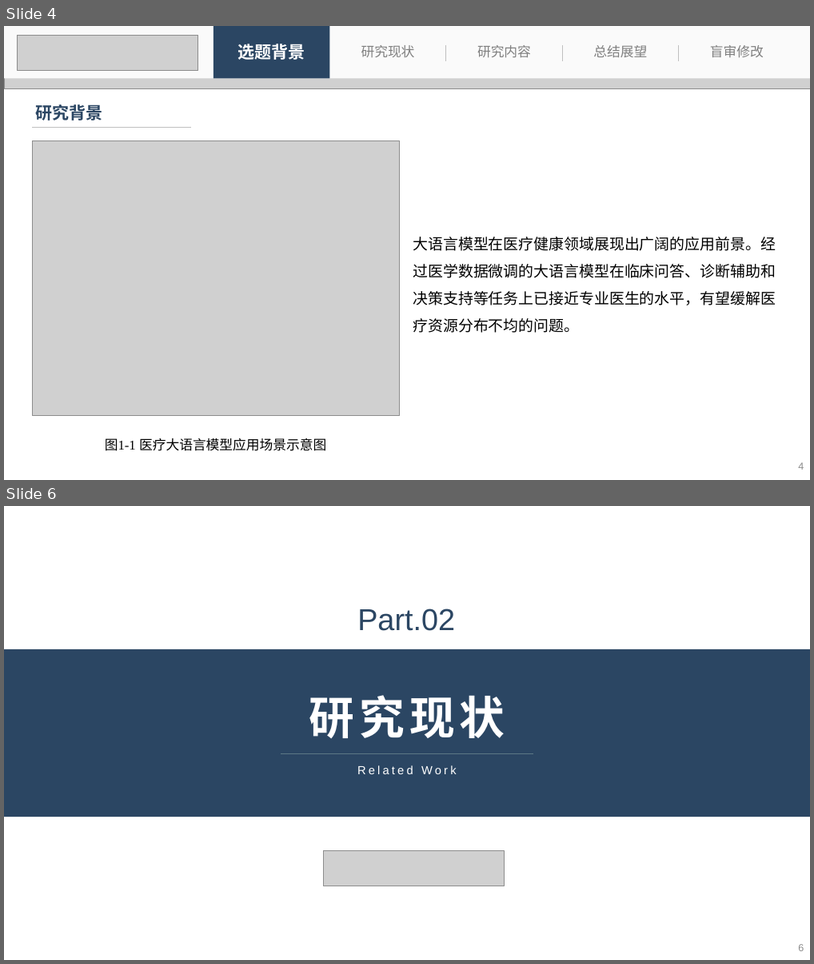
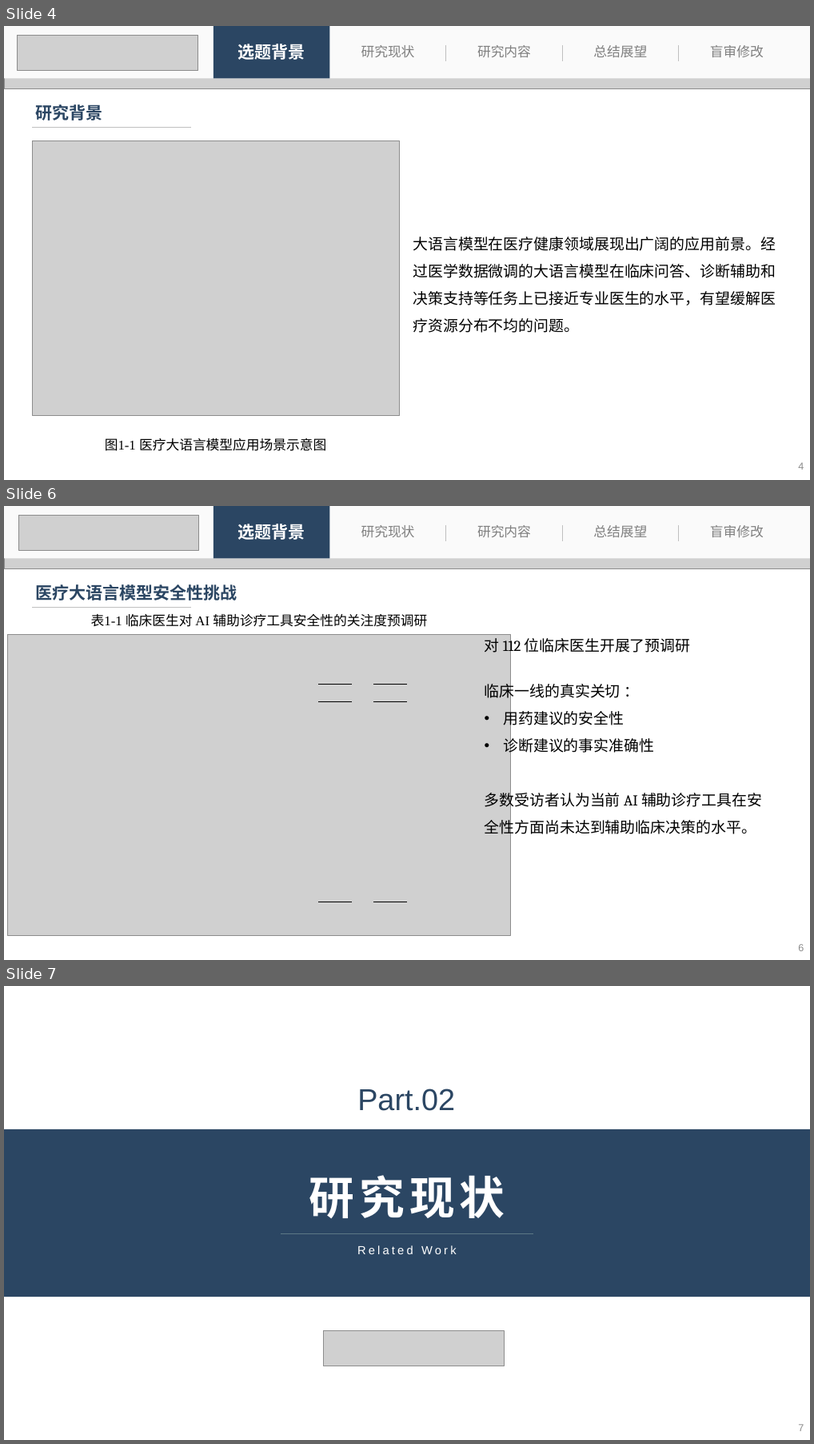
Before and after one commit to 536260668/master_thesis, a slide deck: 刘子恒-答辩.pptx. Shown one above the other, each under a label of ours: slides 4 and 6 before the commit, slides 4, 6 and 7 after it; the slides between them are not shown. The pictures are 814x964 and 814x1444 pixels, drawn with LibreOffice and Linux fonts; fonts in the diff are those of the drawing; grey boxes stand for pictures. Boxes give left, top, right and bottom in pixels: in the first picture for what was removed or moved away, otherwise in the second. Text is boxed around its words. In the diff, an @@ line names an element or a change of style, - is before the commit and + after.

```diff
--- a/刘子恒-答辩.pptx
+++ b/刘子恒-答辩.pptx
@@ slide 6 added at [4,506,810,960], background #FFFFFF @@
@@ picture added at [4,506,810,568] @@
@@ rectangle added at [4,506,810,559], fill #FAFAFA @@
@@ picture added at [18,515,198,550] @@
@@ rectangle added at [214,506,330,559], fill #2B4663 @@
@@ text added at [238,524,306,540], 20 pt, text #FFFFFF, bold @@
+选题背景
@@ text added at [362,525,415,537], 16 pt, text #808080 @@
+研究现状
@@ line added from (446, 524) to (446, 541), #BFBFBF 0.5 pt @@
@@ text added at [478,525,531,538], 16 pt, text #808080 @@
+研究内容
@@ line added from (563, 524) to (563, 541), #BFBFBF 0.5 pt @@
@@ text added at [594,525,647,537], 16 pt, text #808080 @@
+总结展望
@@ line added from (679, 524) to (679, 541), #BFBFBF 0.5 pt @@
@@ text added at [710,525,764,538], 16 pt, text #808080 @@
+盲审修改
@@ text added at [35,584,237,600], 20 pt, text #2B4663, bold @@
+医疗大语言模型安全性挑战
@@ line added from (33, 607) to (191, 607), #BFBFBF 0.5 pt @@
@@ text added at [91,614,427,627], 16 pt, text #000000 @@
+表1-1 临床医生对 AI 辅助诊疗工具安全性的关注度预调研
@@ picture added at [8,634,511,936] @@
@@ text added at [485,637,762,836], 18 pt, text #000000 @@
+对 112 位临床医生开展了预调研
+临床一线的真实关切 ：
+• 用药建议的安全性
+• 诊断建议的事实准确性
+多数受访者认为当前 AI 辅助诊疗工具在安全性方面尚未达到辅助临床决策的水平。
@@ line added from (318, 684) to (352, 684), #000000 1 pt @@
@@ line added from (374, 684) to (407, 684), #000000 1 pt @@
@@ line added from (318, 701) to (352, 701), #000000 1 pt @@
@@ line added from (374, 701) to (407, 701), #000000 1 pt @@
@@ line added from (318, 902) to (352, 902), #000000 1 pt @@
@@ line added from (374, 902) to (407, 902), #000000 1 pt @@
@@ page number added at [798,944,804,951], 12 pt, text #8C8C8C @@
+6
@@ what was slide 6 is now slide 7 @@
@@ page number at [798,1424,804,1431]: text changed @@
-6
+7
```
Also in this commit, not shown: 6 slides changed, 1 slide removed, 1 other file.
